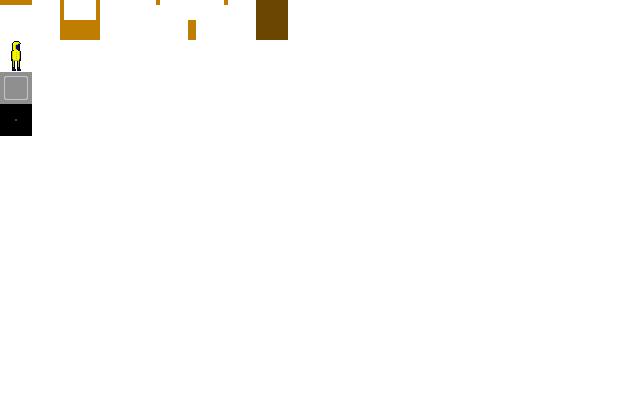
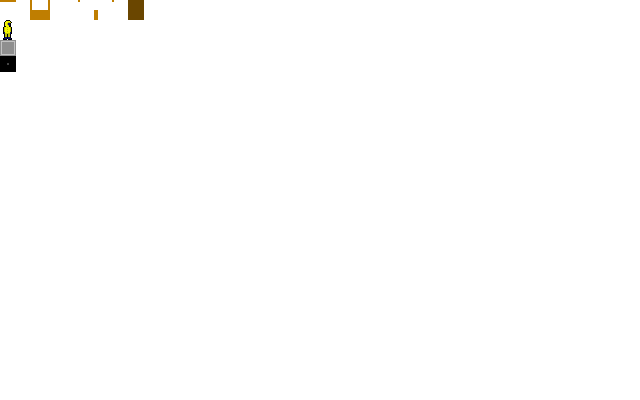
Layered file, before and after one edit (640x400). Changes by layer:
removed group "OuterWall" (9 layers) over box(0, 0, 288, 40)
removed layer "NorthWest" from group "OuterWall" over box(224, 0, 228, 5)
removed layer "SouthWest" from group "OuterWall" over box(192, 20, 196, 40)
removed layer "SouthEast" from group "OuterWall" over box(188, 20, 192, 40)
removed layer "NorthEast" from group "OuterWall" over box(156, 0, 160, 5)
renamed "West" to "OuterWall", moved it out of group "OuterWall", painted on it over box(0, 0, 144, 40)
removed layer "South" from group "OuterWall" over box(64, 20, 96, 40)
removed layer "East" from group "OuterWall" over box(60, 0, 64, 40)
removed layer "North" from group "OuterWall" over box(0, 0, 30, 5)
removed layer "Top" from group "OuterWall" over box(256, 0, 288, 40)
painted on "OuterFloor" over box(0, 56, 32, 136)
painted on "InnerFloor" over box(0, 40, 32, 104)
painted on "Angler" over box(3, 20, 21, 71)
